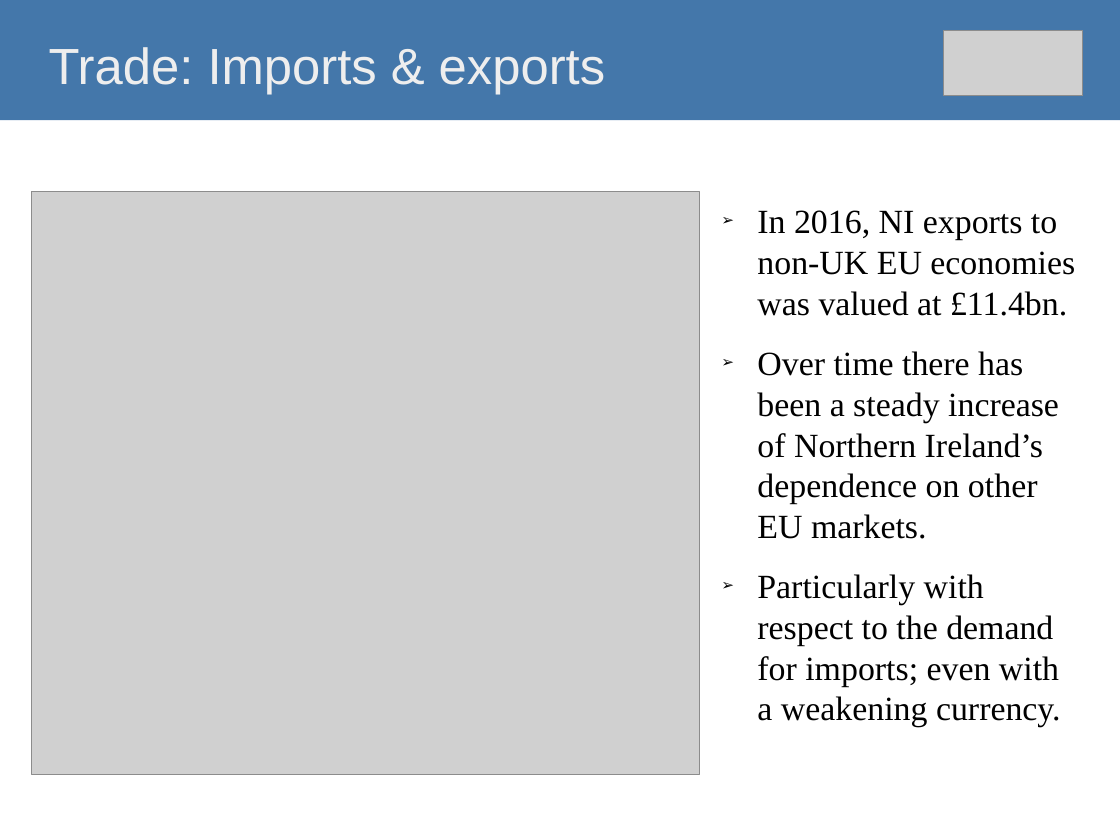
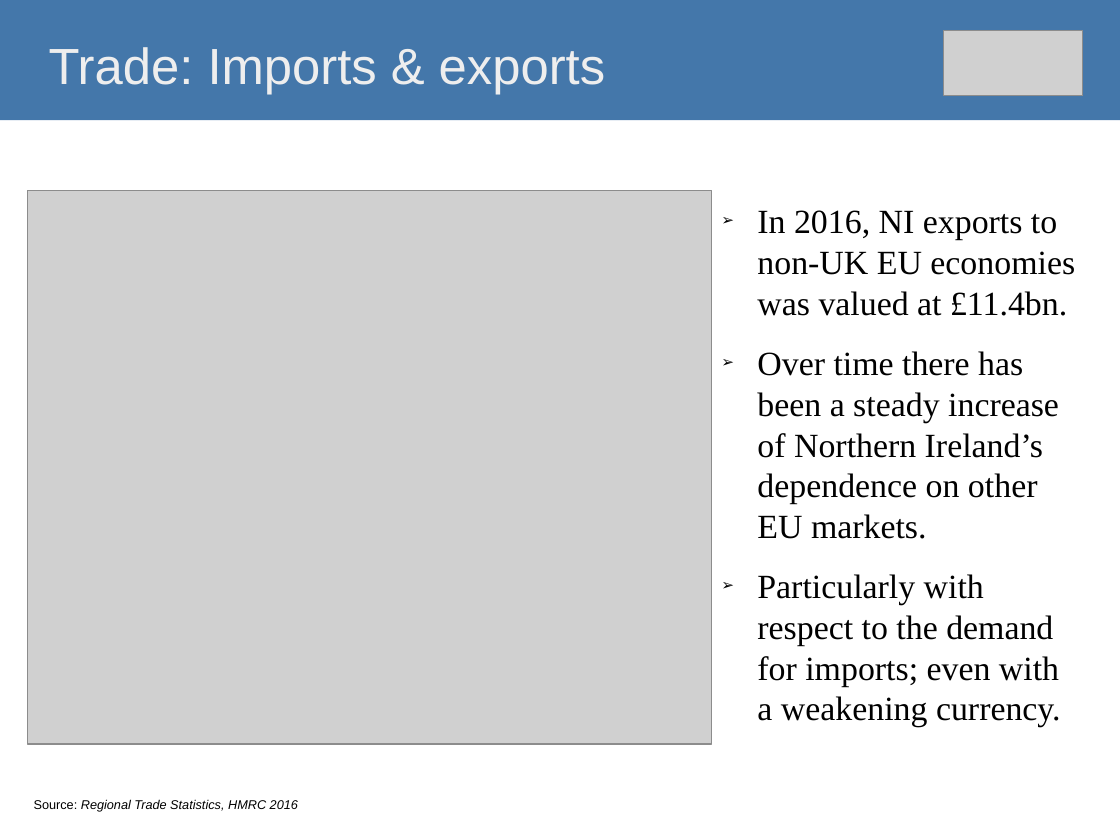
Before and after one commit to O1sims/MigrationNI, a slide deck: slide 3 of presentation/impact-of-brexit-on-ni-economy.odp. Drawn at 1120x840 pixels with LibreOffice and Linux fonts; fonts in the diff are those of the drawing; grey boxes stand for pictures. Boxes give left, top, right and bottom in pixels: in the first picture for what was removed or moved away, otherwise in the second. Text is boxed around its words. In the diff, an @@ line names an element or a change of style, - is before the commit and + after.

```diff
--- a/presentation/impact-of-brexit-on-ni-economy.odp
+++ b/presentation/impact-of-brexit-on-ni-economy.odp
@@ picture resized from (x1=32, y1=192, x2=699, y2=775) to (x1=27, y1=190, x2=712, y2=744) @@
@@ text added at (x1=34, y1=799, x2=298, y2=812), 9 pt, text #000000, italic @@
+Source: Regional Trade Statistics, HMRC 2016
```
Also in this commit, not shown: 9 other slides changed, 1 other file.
